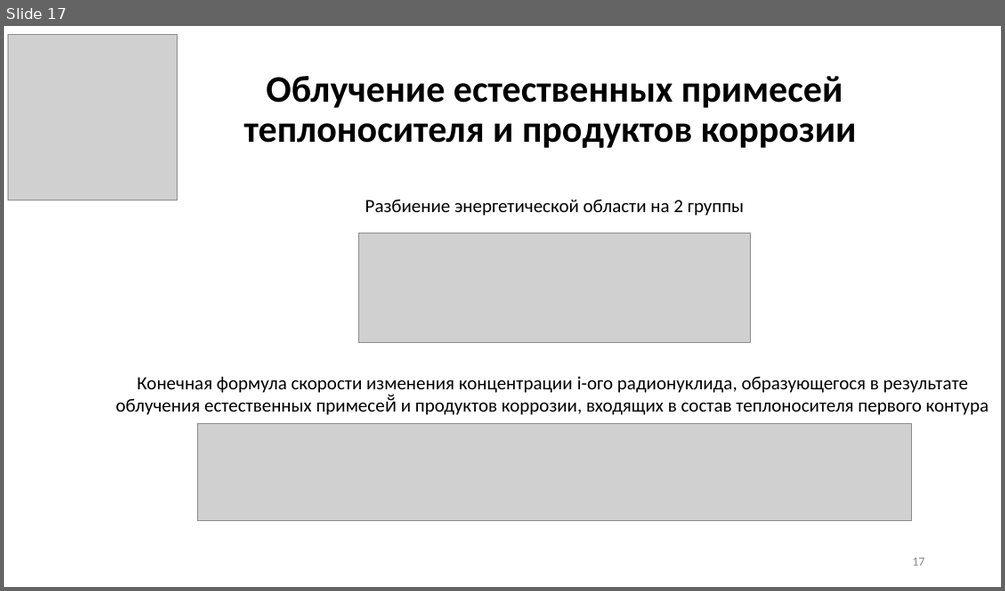
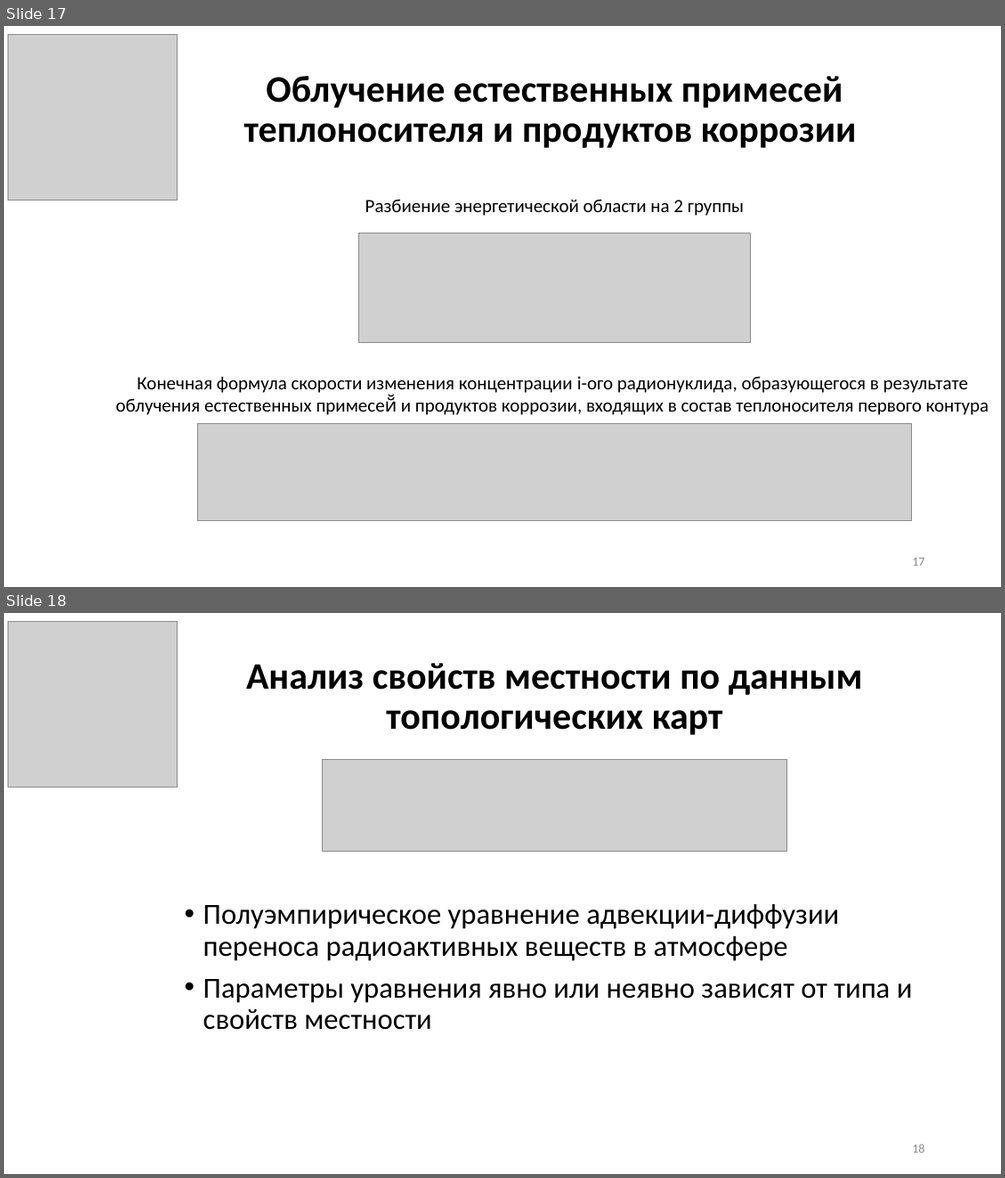
Before and after one commit to GolovPavel/diploma_golov, a slide deck: practice/presentation/practice.pptx. Shown one above the other, each under a label of ours: slide 17 before the commit, slides 17 and 18 after it. The pictures are 1005x591 and 1005x1178 pixels, drawn with LibreOffice and Linux fonts; fonts in the diff are those of the drawing; grey boxes stand for pictures. Boxes give left, top, right and bottom in pixels: in the first picture for what was removed or moved away, otherwise in the second. Text is boxed around its words. In the diff, an @@ line names an element or a change of style, - is before the commit and + after.

```diff
--- a/practice/presentation/practice.pptx
+++ b/practice/presentation/practice.pptx
@@ slide 18 added at box(4, 613, 1001, 1174), background #FFFFFF @@
@@ picture added at box(8, 621, 177, 787) @@
@@ title added at box(246, 663, 863, 735), 36 pt, text #000000, bold @@
+Анализ свойств местности по данным топологических карт
@@ picture added at box(323, 760, 787, 851) @@
@@ text added at box(203, 904, 913, 1030), 28 pt, text #000000 @@
+• Полуэмпирическое уравнение адвекции-диффузии переноса радиоактивных веществ в атмосфере
+• Параметры уравнения явно или неявно зависят от типа и свойств местности
@@ page number added at box(912, 1143, 924, 1152), 12 pt, text #8C8C8C @@
+18
```
Also in this commit, not shown: 1 slide changed, 2 other slides added.
